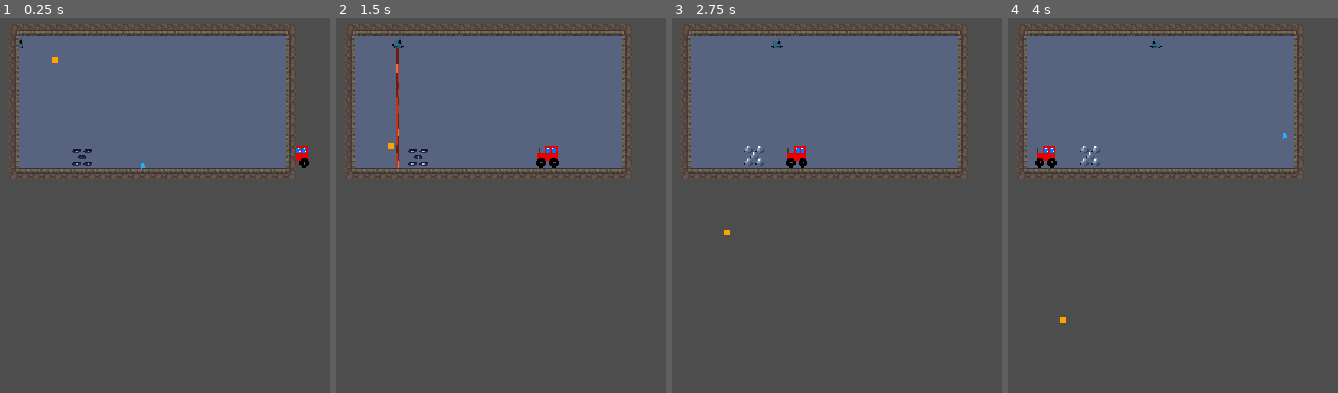
Above: before the commit, frames 1-4 (left to right).
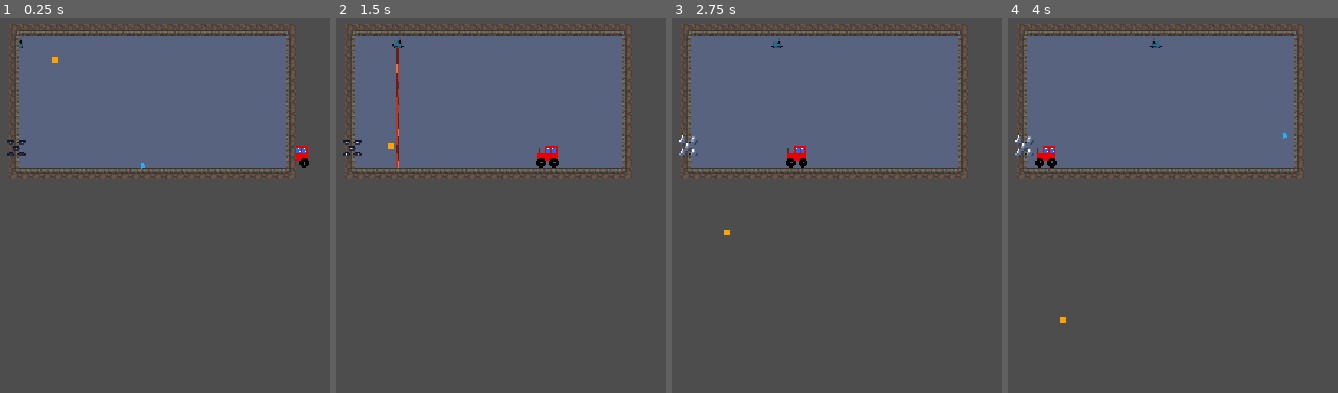
Above: after the commit, the same moments.

Repository: Miles-Miles2/gameJam_moo
Game: Godot game, scene res://Scenes & Scripts/haybale_test.tscn
Same seed, same stepped clock (60 frames per second), same inputs: the game is played once before the commit and once after it.
Inputs:
- Up to frame 1 (0.25 s): no input
- Up to frame 2 (1.5 s): tap Enter at 0.5 s; hold D (move_right) from 0.53 s (still down); tap W (jump) at 0.77 s
- Up to frame 3 (2.75 s): tap W (jump) at 1.52 s; release D (move_right) at 2.03 s; hold A (move_left) from 2.03 s (still down)
- Up to frame 4 (4 s): release A (move_left) at 2.78 s; hold D (move_right) from 2.78 s (still down); tap W (jump) at 3.02, 3.77 s

The runs differ from the first frame. In frame 1, 0.2% of the frame differs, in the area x 2-28%, y 32-40%; in frame 2, 0.2%; in frame 3, 0.2%, in the area x 2-28%, y 31-40%; in frame 4, 0.2%.

Commit message:
Minor adjustmets

Diff:
--- a/Scenes & Scripts/haybale_test.tscn
+++ b/Scenes & Scripts/haybale_test.tscn
@@ -510,4 +510,4 @@
 [node name="Camera2D" type="Camera2D" parent="."]
 
 [node name="spike" parent="." instance=ExtResource("4_67pqc")]
-position = Vector2(-101, -20)
+position = Vector2(-196, -33)
--- a/Scenes & Scripts/tractor.gd
+++ b/Scenes & Scripts/tractor.gd
@@ -6,6 +6,7 @@
 @onready var drive_ani: AnimatedSprite2D = $AnimatedSprite2D
 @onready var bounce_time: Timer = $bounce_timer
 @onready var total_timer: Timer = $total_timer
+@onready var reset_timer: Timer = $reset_timer
 
 @export var should_bounce: bool = false
 @export var active: bool = false
@@ -26,6 +27,10 @@
 	killbox.disabled = true
 	top_hitbox.disabled = true
 	speed *= 4
+	await get_tree().create_timer(2).timeout
+	active = false
+	position = pos
+
 
 # Called every frame. 'delta' is the elapsed time since the previous frame.
 func _physics_process(delta: float) -> void:
--- a/Scenes & Scripts/tractor.tscn
+++ b/Scenes & Scripts/tractor.tscn
@@ -75,8 +75,6 @@
 wait_time = 10.0
 autostart = true
 
-[node name="Timer" type="Timer" parent="."]
-
 [connection signal="body_entered" from="AnimatedSprite2D/AnimatableBody2D/killbox" to="." method="_on_killbox_body_entered"]
 [connection signal="timeout" from="bounce_timer" to="." method="_on_timer_timeout"]
 [connection signal="timeout" from="total_timer" to="." method="_on_total_timer_timeout"]
